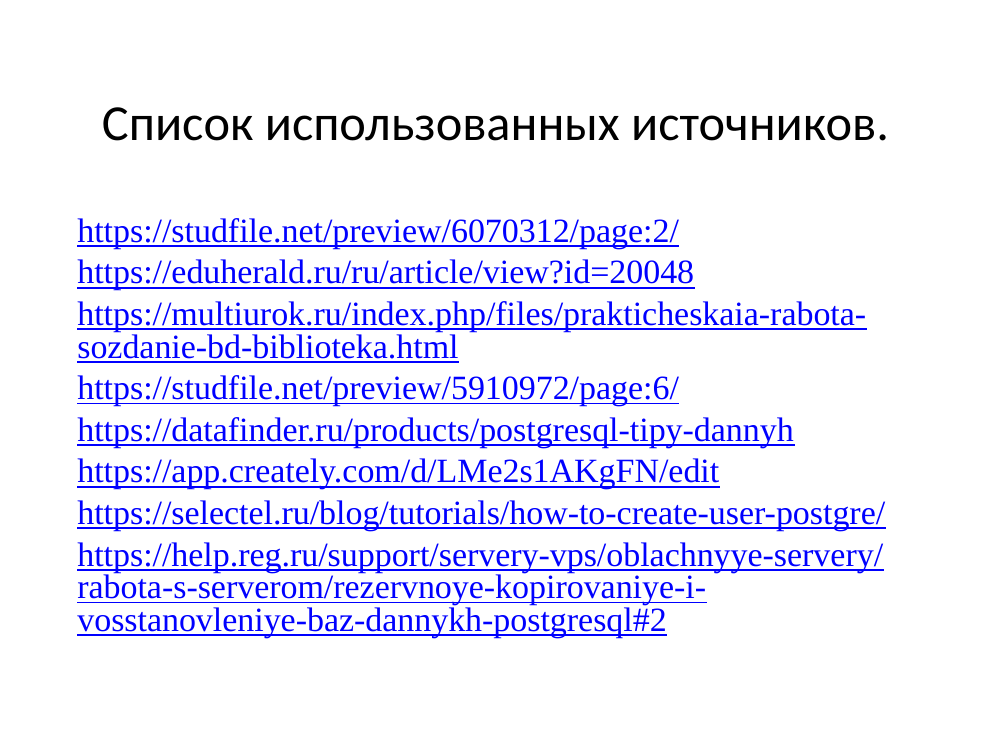
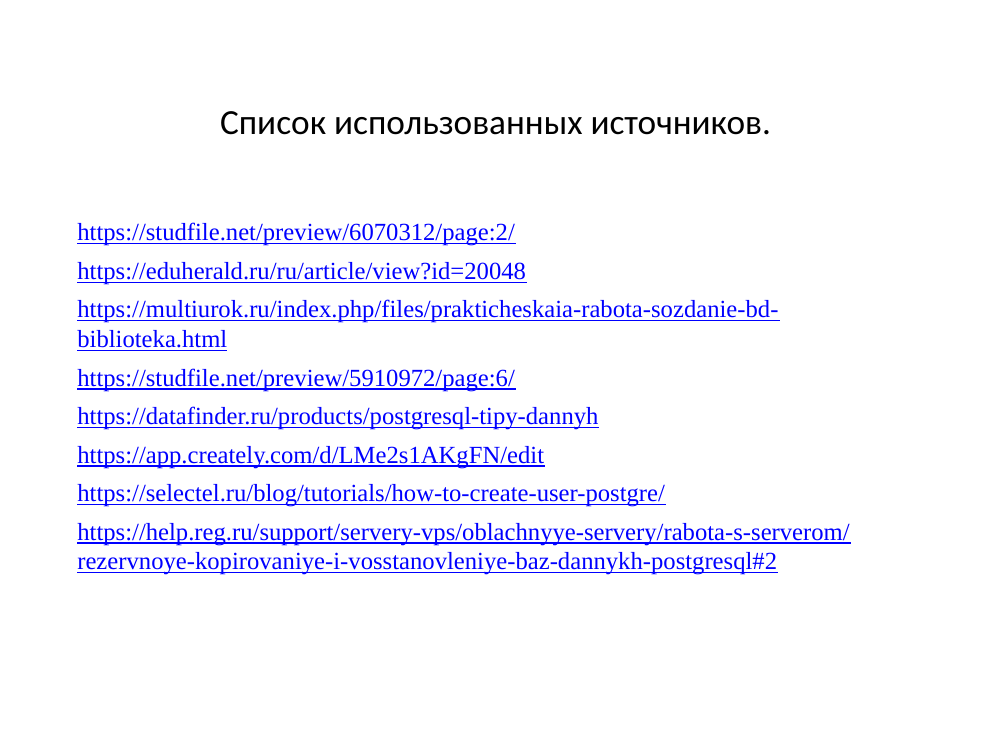
Before and after one commit to VividPhoenixGame/Kursovaya_Pungin, a slide deck: slide 29 of БД для домашней библиотеки.pptx (slide 28 before the commit). Drawn at 1008x756 pixels with LibreOffice and Linux fonts; fonts in the diff are those of the drawing. Boxes give left, top, right and bottom in pixels: in the first picture for what was removed or moved away, otherwise in the second. Text is boxed around its words. In the diff, an @@ line names an element or a change of style, - is before the commit and + after.

```diff
--- a/БД для домашней библиотеки.pptx
+++ b/БД для домашней библиотеки.pptx
@@ text "Список использованных источников." at <box>220,111,771,135</box>: size 36 to 25.2 pt @@
@@ text "https://studfile.net/preview/6070312/page:2/" at <box>77,222,849,575</box>: size 24.3 to 17.6 pt; line spacing 0.8 to 1 @@
```
Also in this commit, not shown: 7 other slides changed, 1 slide added.
